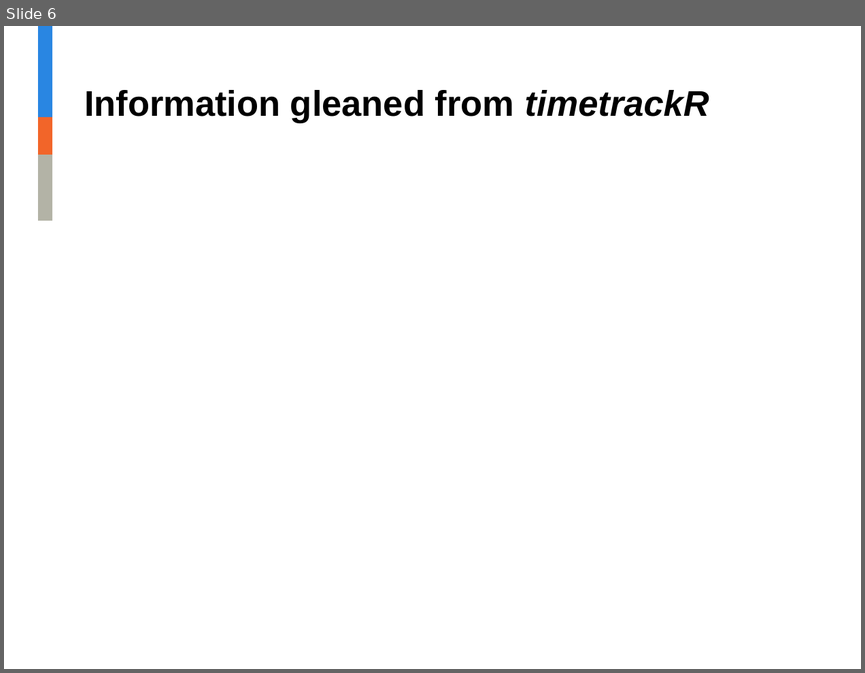
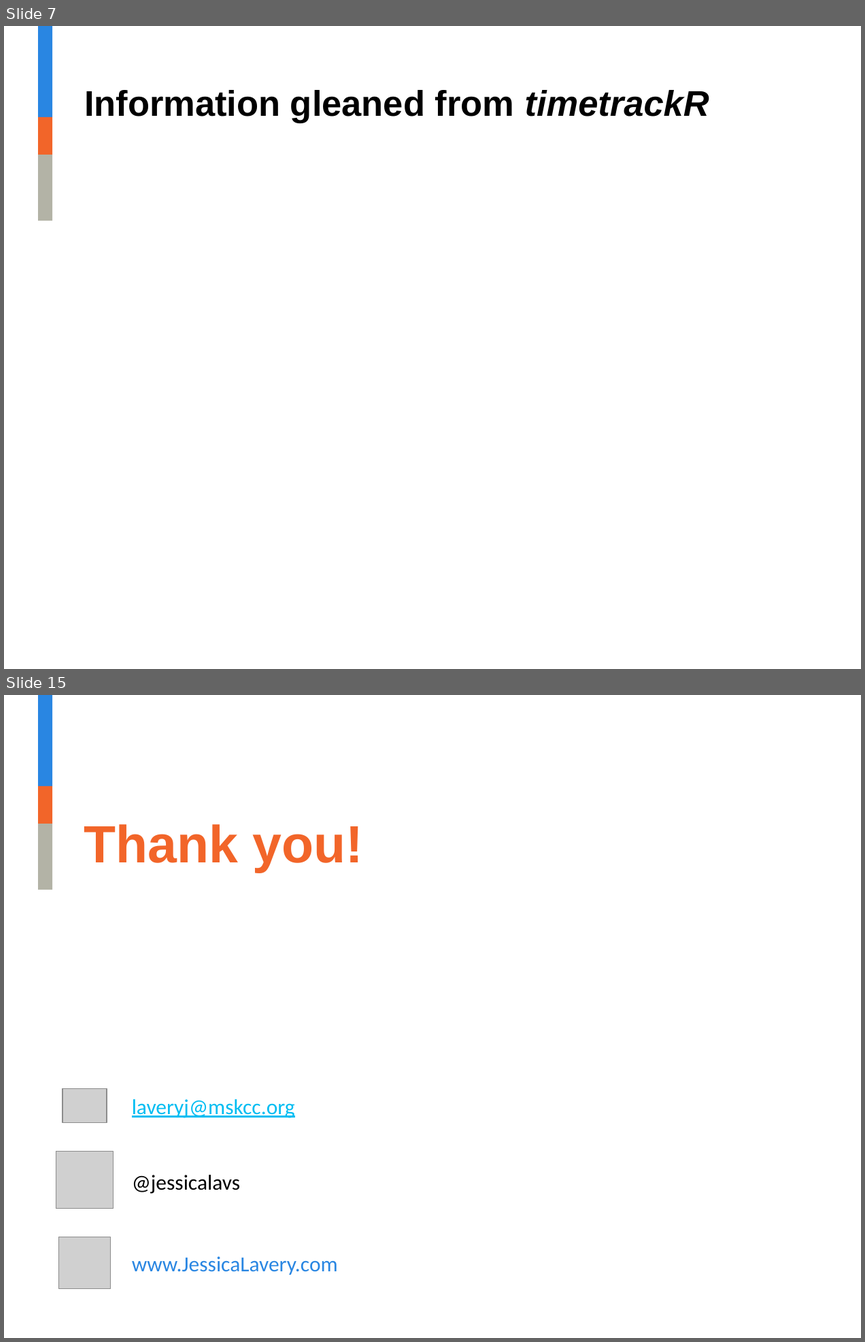
Before and after one commit to jalavery/timetrackR, a slide deck: Project management shiny app presentation.pptx. Shown one above the other, each under a label of ours: slide 6 before the commit, slides 7 and 15 after it; the slides between them are not shown. The pictures are 865x673 and 865x1342 pixels, drawn with LibreOffice and Linux fonts; fonts in the diff are those of the drawing; grey boxes stand for pictures; background and template pictures are left out. Boxes give left, top, right and bottom in pixels: in the first picture for what was removed or moved away, otherwise in the second. Text is boxed around its words. In the diff, an @@ line names an element or a change of style, - is before the commit and + after.

```diff
--- a/Project management shiny app presentation.pptx
+++ b/Project management shiny app presentation.pptx
@@ slide 15 added at (x1=4, y1=695, x2=861, y2=1338), background #FFFFFF; not listed: 3 template elements that a slide beside it also shows @@
@@ text added at (x1=84, y1=824, x2=363, y2=872), 44 pt, text #F26529, bold @@
+Thank you!
@@ picture added at (x1=62, y1=1088, x2=107, y2=1123) @@
@@ text added at (x1=132, y1=1099, x2=295, y2=1118), 18 pt, text #00BDF2, underline @@
+laveryj@mskcc.org
@@ picture added at (x1=56, y1=1151, x2=113, y2=1208) @@
@@ text added at (x1=132, y1=1174, x2=240, y2=1193), 18 pt, text #000000 @@
+@jessicalavs
@@ picture added at (x1=59, y1=1236, x2=110, y2=1288) @@
@@ text added at (x1=132, y1=1256, x2=338, y2=1274), 18 pt, text #2986E2 @@
+www.JessicaLavery.com
@@ what was slide 6 is now slide 7 @@
```
Also in this commit, not shown: 7 slides changed, 3 other slides added, 1 other file.
